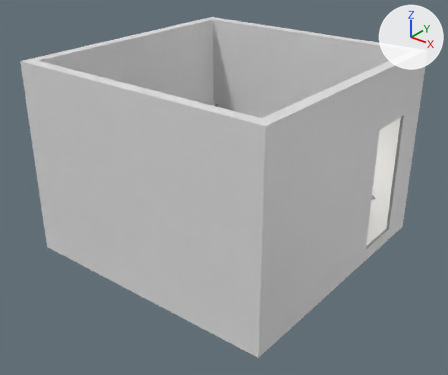
The Blender file public/3d_models/room_background.blend, before and after one commit.
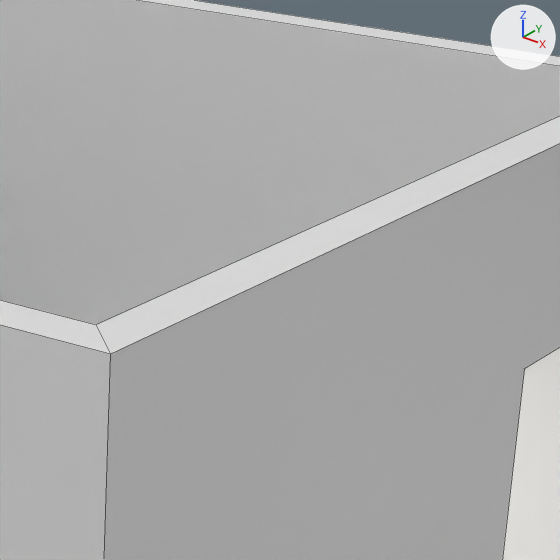
Each version is shown whole from a camera (50 mm lens) standing at (9.45, -12.08, 8.98) and looking at (0.13, -0.43, 1.76), then close up on the part from 52% to 87% of the width and 8% to 49% of the height. The lights are fixed; the arrows at upper right show +X, +Y and +Z. The close-ups show mesh edges as thin lines.

In view in the first close-up: 'Cube.001', 'Door_7'.
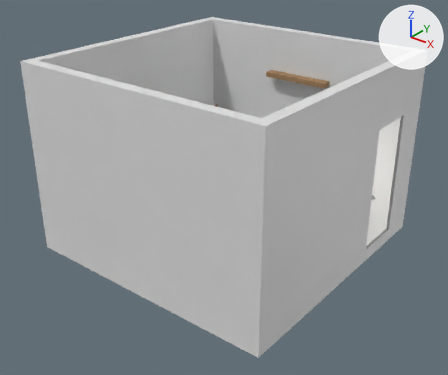
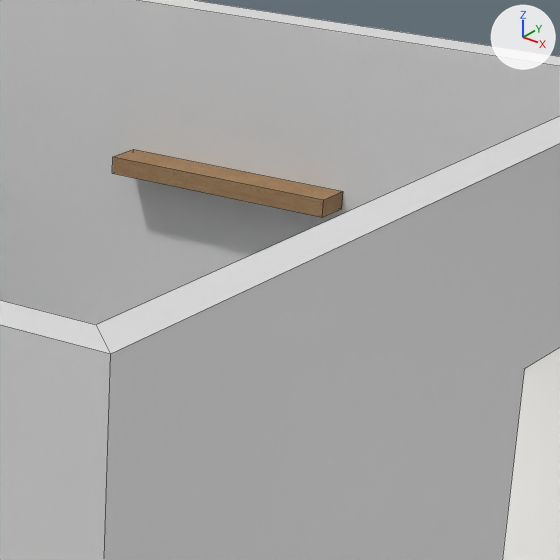
Changed parts and their boxes (x1, y1, x2, y2) in the close-ups (560 x 560 px):
'Cube.013', added: after (112, 149, 343, 217)

Diff of the bpy script that builds the scene:
```diff
--- a/public/3d_models/room_background.blend.py
+++ b/public/3d_models/room_background.blend.py
@@ img_oak_veneer_01_rough_2k_jpg @@
+img_oak_veneer_01_rough_2k_jpg = load_image('oak_veneer_01_rough_2k.jpg', 'textures/oak_veneer_01_rough_2k.jpg', 2048, 2048, 'Non-Color')
@@ img_oak_veneer_01_diff_color_2k_jpg @@
+img_oak_veneer_01_diff_color_2k_jpg = load_image('oak_veneer_01_diff_color_2k.jpg', 'textures/oak_veneer_01_diff_color_2k.jpg', 2048, 2048, 'sRGB')
@@ mat_wood @@
+mat_wood = bpy.data.materials.new('Wood')
+# uses the picture img_oak_veneer_01_diff_color_2k_jpg
+# uses the picture img_oak_veneer_01_rough_2k_jpg
@@ me_cube_002 @@
+me_cube_002.from_pydata(...)  # a box spanning x -0.1..0.1, y -0.1..0.1, z -0.1..0.1
+me_cube_002.materials.append(mat_wood)
@@ ob_cube_013 @@
+ob_cube_013 = bpy.data.objects.new('Cube.013', me_cube_002)
+ob_cube_013.location = (0.0, 3.16, 3.9)
+ob_cube_013.scale = (10.0, 1.5, 0.7)
```
